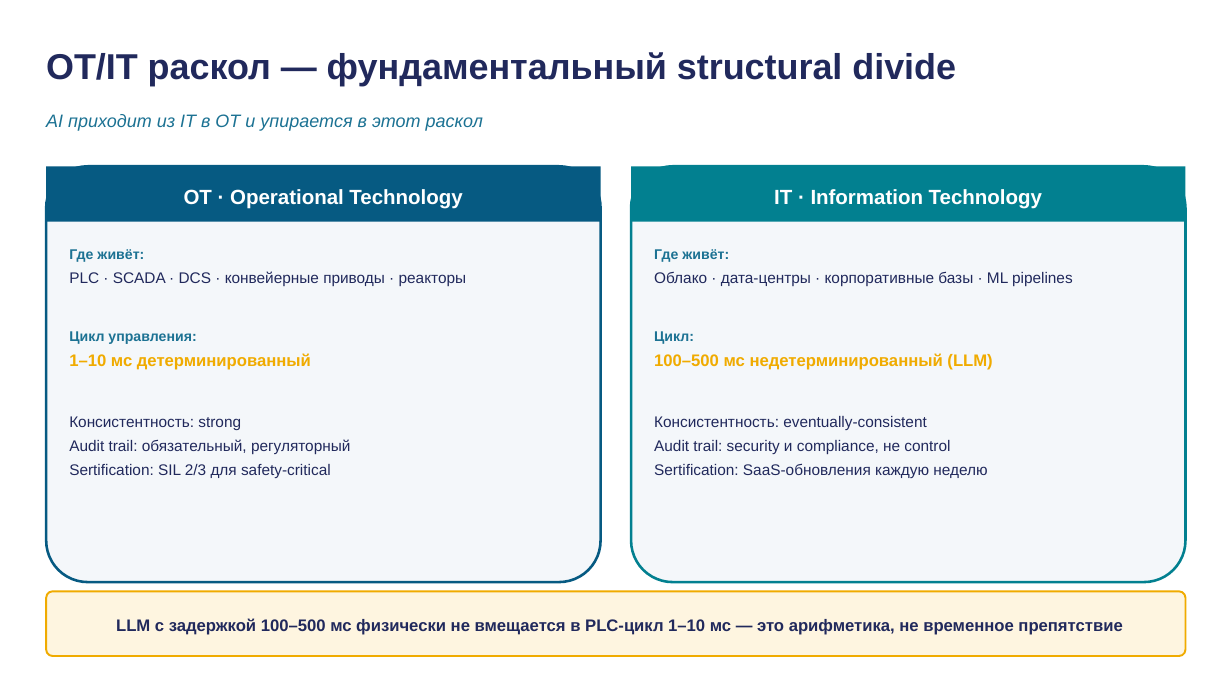
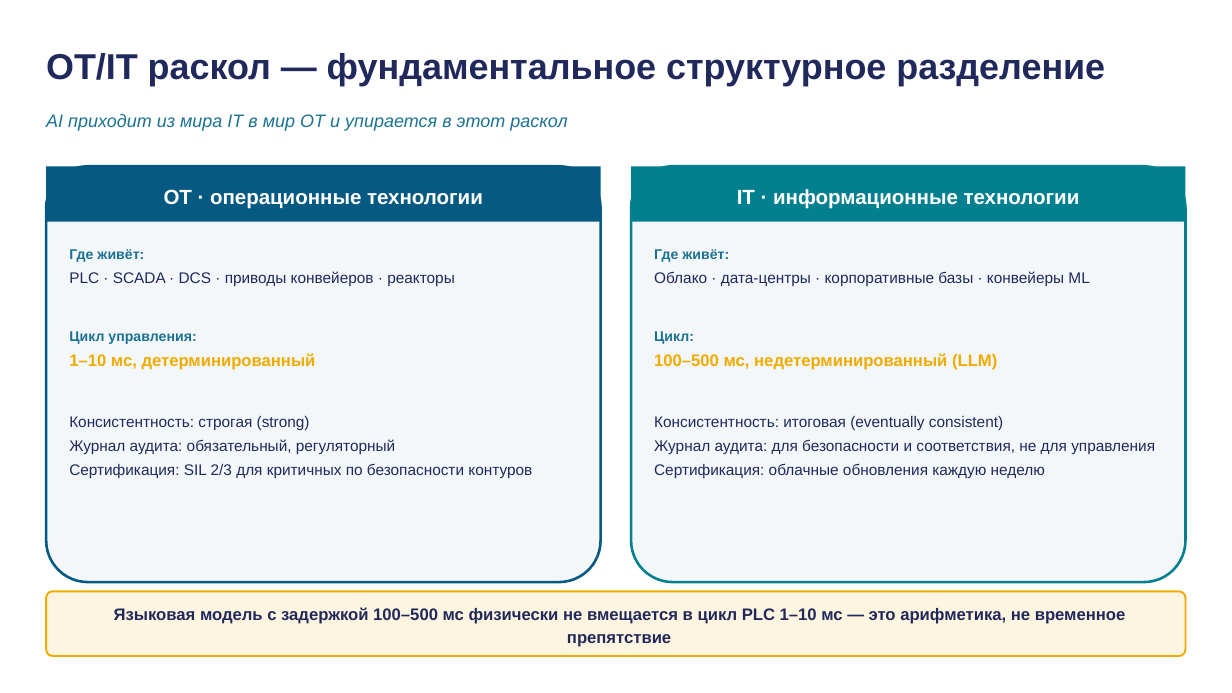
Before and after one commit to tellina-study/AI-usage-lessons, a slide deck: slide 9 of library/lectures/lec-11/rendered/lec-11.pptx. Drawn at 1232x693 pixels with LibreOffice and Linux fonts; fonts in the diff are those of the drawing. Boxes give left, top, right and bottom in pixels: in the first picture for what was removed or moved away, otherwise in the second. Text is boxed around its words. In the diff, an @@ line names an element or a change of style, - is before the commit and + after.

```diff
--- a/library/lectures/lec-11/rendered/lec-11.pptx
+++ b/library/lectures/lec-11/rendered/lec-11.pptx
@@ text at [46, 53, 1105, 86]: text changed @@
-OT/IT раскол — фундаментальный structural divide
+OT/IT раскол — фундаментальное структурное разделение
@@ text at [46, 114, 567, 131]: text changed @@
-AI приходит из IT в OT и упирается в этот раскол
+AI приходит из мира IT в мир OT и упирается в этот раскол
@@ text at [164, 189, 483, 208]: text changed @@
-OT · Operational Technology
+OT · операционные технологии
@@ text at [737, 189, 1080, 208]: text changed @@
-IT · Information Technology
+IT · информационные технологии
@@ text at [69, 271, 455, 286]: text changed @@
-PLC · SCADA · DCS · конвейерные приводы · реакторы
+PLC · SCADA · DCS · приводы конвейеров · реакторы
@@ text at [654, 271, 1089, 286]: text changed @@
-Облако · дата-центры · корпоративные базы · ML pipelines
+Облако · дата-центры · корпоративные базы · конвейеры ML
@@ text at [69, 353, 532, 478]: text changed @@
-1–10 мс детерминированный
-Консистентность: strong
-Audit trail: обязательный, регуляторный
-Sertification: SIL 2/3 для safety-critical
+1–10 мс, детерминированный
+Консистентность: строгая (strong)
+Журнал аудита: обязательный, регуляторный
+Сертификация: SIL 2/3 для критичных по безопасности контуров
@@ text at [654, 353, 1155, 478]: text changed @@
-100–500 мс недетерминированный (LLM)
-Консистентность: eventually-consistent
-Audit trail: security и compliance, не control
-Sertification: SaaS-обновления каждую неделю
+100–500 мс, недетерминированный (LLM)
+Консистентность: итоговая (eventually consistent)
+Журнал аудита: для безопасности и соответствия, не для управления
+Сертификация: облачные обновления каждую неделю
@@ text at [114, 607, 1126, 647]: text changed @@
-LLM с задержкой 100–500 мс физически не вмещается в PLC-цикл 1–10 мс — это арифметика, не временное препятствие
+Языковая модель с задержкой 100–500 мс физически не вмещается в цикл PLC 1–10 мс — это арифметика, не временное препятствие
```
Also in this commit, not shown: 37 other slides changed, 3 slides added, 1 slide removed, 7 other files.
